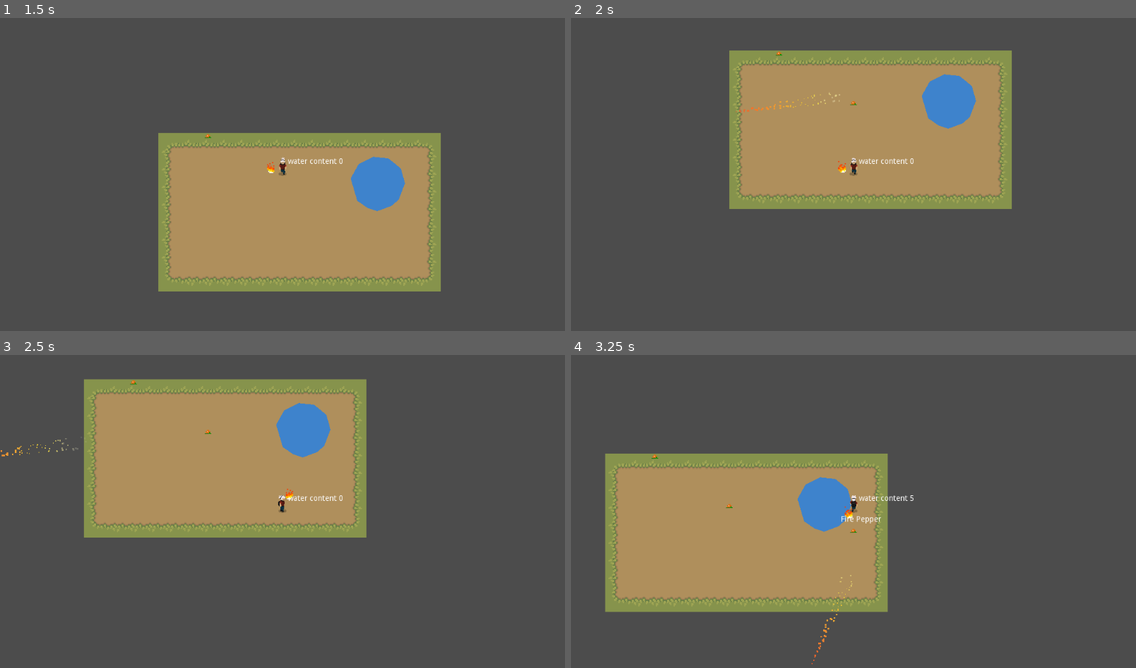
Above: before the commit, frames 1-4 (two rows, left to right).
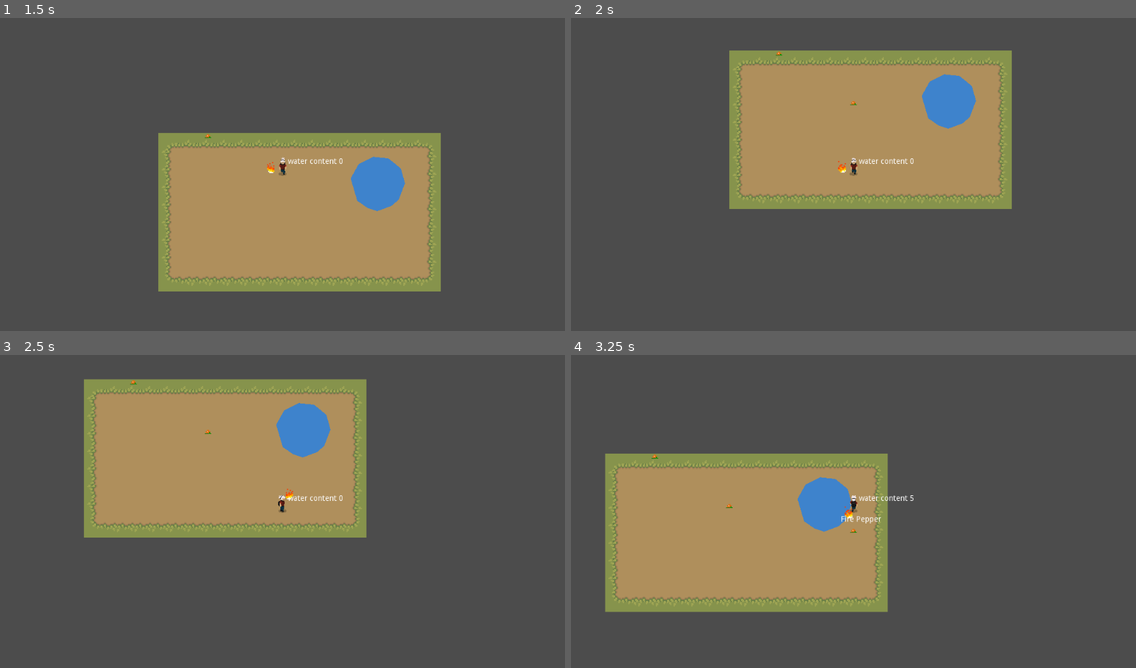
Above: after the commit, the same moments.

Repository: drarbego/magic-garden
Game: Godot game, scene res://Worlds/HomeTown.tscn
Same seed, same stepped clock (60 frames per second), same inputs: the game is played once before the commit and once after it.
Inputs (mouse positions are in pixels of both pictures, inside the frame that each line leads up to):
- Up to frame 1 (1.5 s): tap Enter at 0.5 s; move the mouse to (406, 149) at 0.52 s; press the mouse at (406, 149) at 0.53 s; hold Right (ui_right) 0.53-1.28 s; tap Space (ui_select) at 0.77 s; move the mouse to (169, 183) at 1.27 s; release the mouse at (169, 183) at 1.28 s; hold Down (ui_down) from 1.28 s (still down); tap Shift (change_action) at 1.35 s
- Up to frame 2 (2 s): keep holding Down (ui_down); tap Space (ui_select) at 1.52 s; click (740, 183) at 1.55 s
- Up to frame 3 (2.5 s): move the mouse to (339, 430) at 2.02 s; release Down (ui_down) at 2.03 s; press the mouse at (339, 430) at 2.03 s; hold Right (ui_right) from 2.03 s (still down)
- Up to frame 4 (3.25 s): move the mouse to (825, 567) at 2.77 s; release Right (ui_right) at 2.78 s; release the mouse at (825, 567) at 2.78 s; hold Up (ui_up) from 2.78 s (still down); click (825, 567) at 2.85 s; tap Space (ui_select) at 3.02 s

Frame 1 is identical in both runs. In frame 2, less than 0.1% of the frame differs, in the area x 29-48%, y 23-31%; in frame 3, less than 0.1%; in frame 4, less than 0.1%.

Commit message:
Add actions_state which keeps tracks of available projectiles

Diff:
--- a/ActionTypes/FireSpellAction.gd
+++ b/ActionTypes/FireSpellAction.gd
@@ -13,7 +13,8 @@
 	self.world.add_child(fire_ball)
 
 func shoot():
-	if cooldown <= 0:
+	if cooldown <= 0 and self.player.has_enough_projectiles():
+		self.player.decrease_projectiles(1)
 		spawn_projectile()
 		self.cooldown = COOLDOWN_TIME
 
--- /dev/null
+++ b/Engine/ActionContainer.tscn
@@ -0,0 +1,3 @@
+[gd_scene format=2]
+
+[node name="ActionContainer" type="Node2D"]
--- a/Engine/Character/Character.gd
+++ b/Engine/Character/Character.gd
@@ -8,6 +8,7 @@
 var dir = Vector2.ZERO
 var do_interaction = FuncRef.new()
 
+# replace with water amount
 var water_content:float = 0.0
 
 var fire_balls = 0
@@ -23,6 +24,14 @@
 
 var action_cursor = 0
 var actions = [WateringAction, FireSpellAction]
+var actions_state = {
+	str(WateringAction): {
+		"amount": 0
+	},
+	str(FireSpellAction): {
+		"amount": 0
+	}
+}
 
 func _ready():
 	var action = WateringAction.instance().init(self, self.world, 20.0)
@@ -60,3 +69,17 @@
 	self.dir = Vector2(x, y).normalized()
 
 	move_and_slide(dir * speed)
+
+func increase_action_projectiles(projectile_type, amount):
+	if str(projectile_type) == str(self.FireSpellAction.instance().FireBall):
+		self.actions_state[str(self.FireSpellAction)]["amount"] += amount
+	print(self.actions_state)
+
+func get_current_action_state():
+	return self.actions_state[str(self.actions[self.action_cursor])]
+
+func has_enough_projectiles() -> bool:
+	return self.get_current_action_state()["amount"] > 0
+
+func decrease_projectiles(amount) -> void:
+	self.get_current_action_state()["amount"] -= amount
--- a/Engine/Plant/Plant.gd
+++ b/Engine/Plant/Plant.gd
@@ -64,12 +64,6 @@
 func receive_water():
 	self.water_content = self.max_water_content
 
-func give_product():
-	var player = self.world.get_node("Character")
-	self.produced = false
-	player.fire_balls = 10
-	$ProductionTimer.start()
-
 func update_graphics():
 	$Sprite.set_frame_coords(Vector2(self.stage, self.sprite_row))
 
--- a/PlantTypes/FirePepper.gd
+++ b/PlantTypes/FirePepper.gd
@@ -1,4 +1,14 @@
 extends Plant
+
+var projectile = preload("res://ProjectileTypes/FireBall.tscn")
+var projectile_amount: int = 5
+
+func give_product():
+	# Se puede parametrizar y mover esta función al padre
+	var player = self.world.get_node("Character")
+	player.increase_action_projectiles(self.projectile, 5)
+	self.produced = false
+	$ProductionTimer.start()
 
 func _process(delta):
 	$Menu.set_visible(self.is_character_near)
